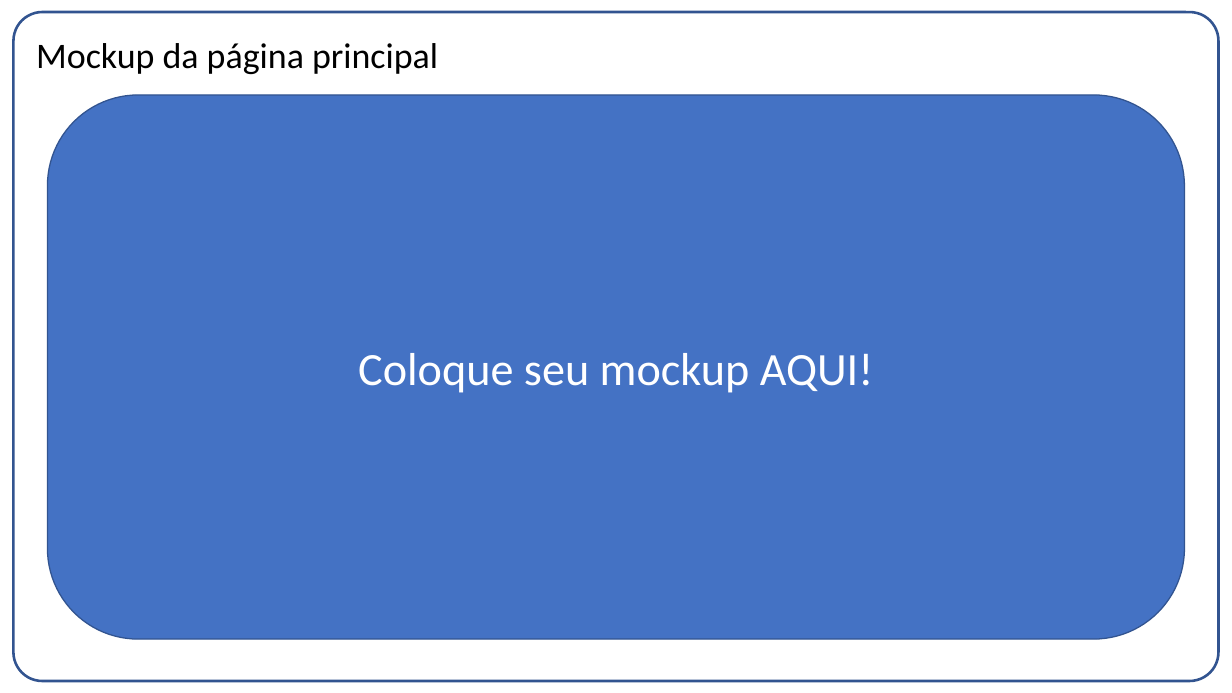
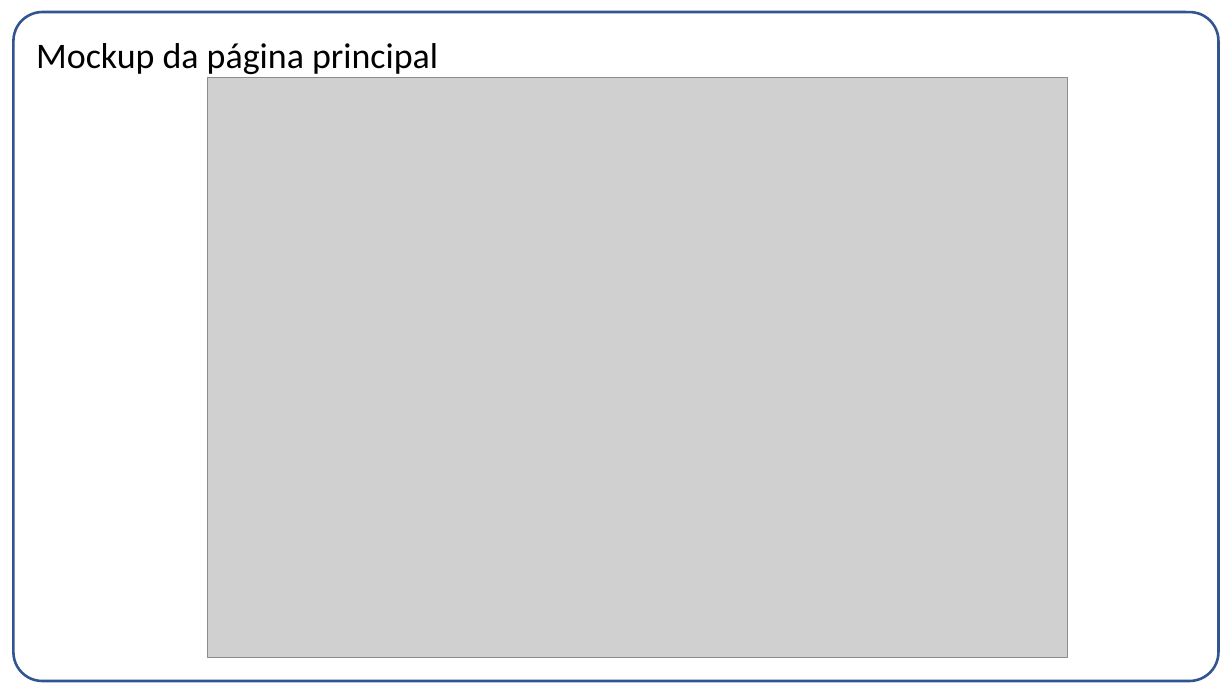
Before and after one commit to gabrielvf1/Co-Design-Projeto-1, a slide deck: slide 3 of Entrega03.pptx. Drawn at 1232x693 pixels with LibreOffice and Linux fonts; fonts in the diff are those of the drawing; grey boxes stand for pictures. Boxes give left, top, right and bottom in pixels: in the first picture for what was removed or moved away, otherwise in the second. Text is boxed around its words. In the diff, an @@ line names an element or a change of style, - is before the commit and + after.

```diff
--- a/Entrega03.pptx
+++ b/Entrega03.pptx
@@ picture added at <box>208,78,1068,657</box> @@
@@ rounded rectangle removed at <box>47,95,1185,640</box> @@
-Coloque seu mockup AQUI!
```
Also in this commit, not shown: 5 other files.
